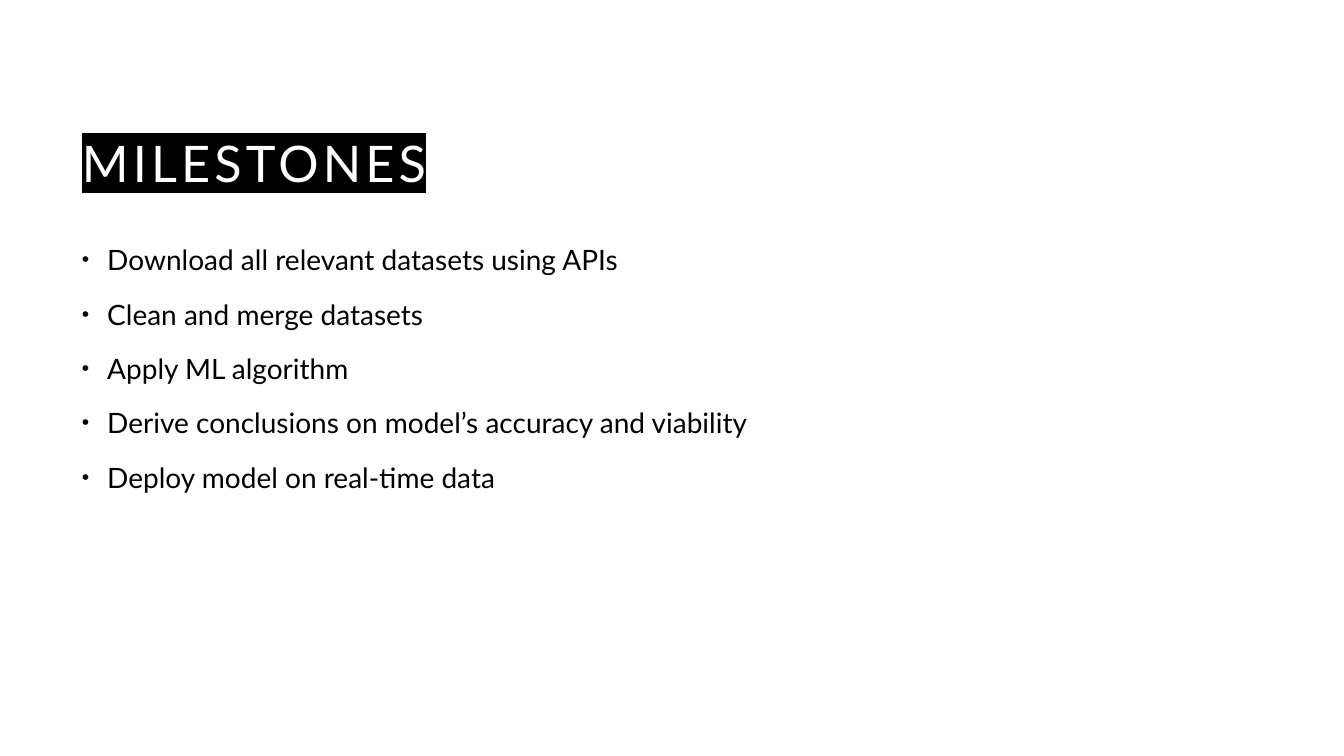
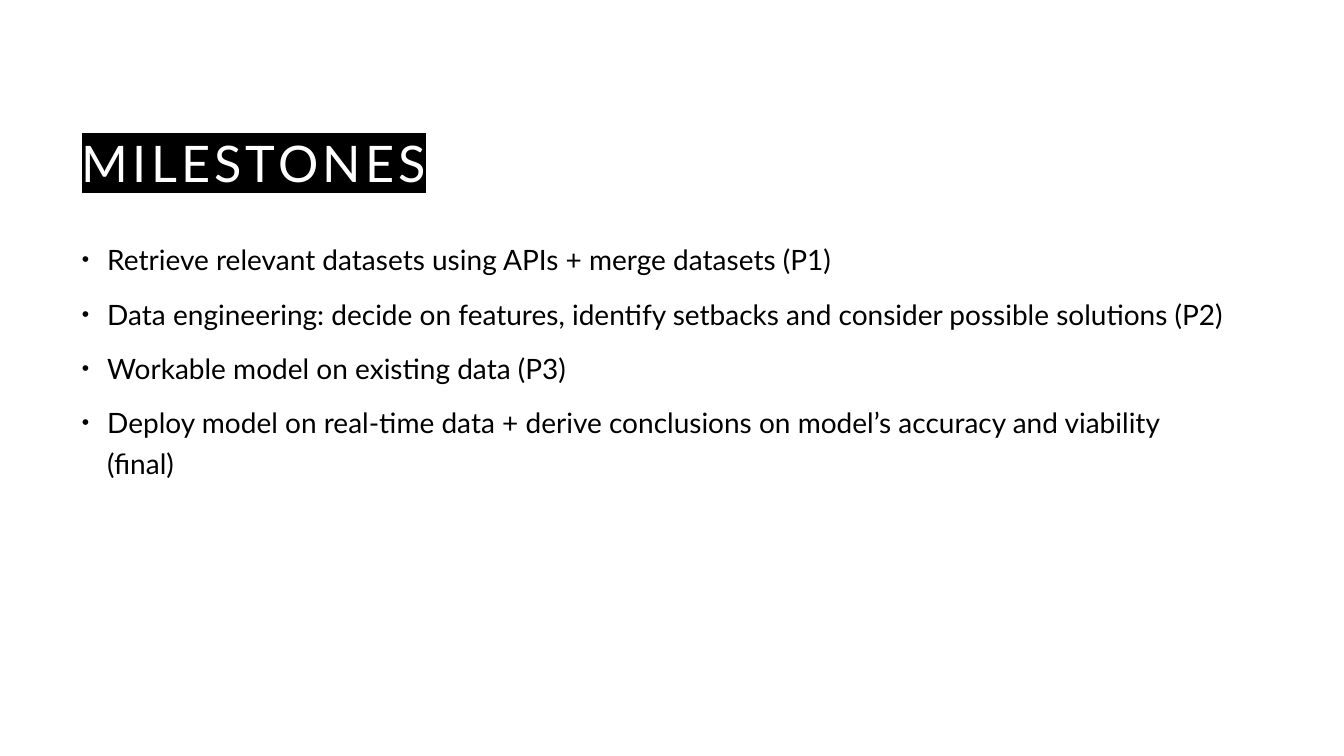
Before and after one commit to guyHarem/TAU_DS_Project, a slide deck: slide 8 of Presentations/DS-project-poc.pptx (slide 7 before the commit). Drawn at 1344x756 pixels with LibreOffice and Linux fonts; fonts in the diff are those of the drawing. Boxes give left, top, right and bottom in pixels: in the first picture for what was removed or moved away, otherwise in the second. Text is boxed around its words. In the diff, an @@ line names an element or a change of style, - is before the commit and + after.

```diff
--- a/Presentations/DS-project-poc.pptx
+++ b/Presentations/DS-project-poc.pptx
@@ text at <box>107,248,1223,478</box>: text changed @@
-• Download all relevant datasets using APIs
-• Clean and merge datasets
-• Apply ML algorithm
-• Derive conclusions on model’s accuracy and viability
-• Deploy model on real-time data
+• Retrieve relevant datasets using APIs + merge datasets (P1)
+• Data engineering: decide on features, identify setbacks and consider possible solutions (P2)
+• Workable model on existing data (P3)
+• Deploy model on real-time data + derive conclusions on model’s accuracy and viability (final)
```
Also in this commit, not shown: 14 other slides changed, 3 slides added, 1 slide removed.
